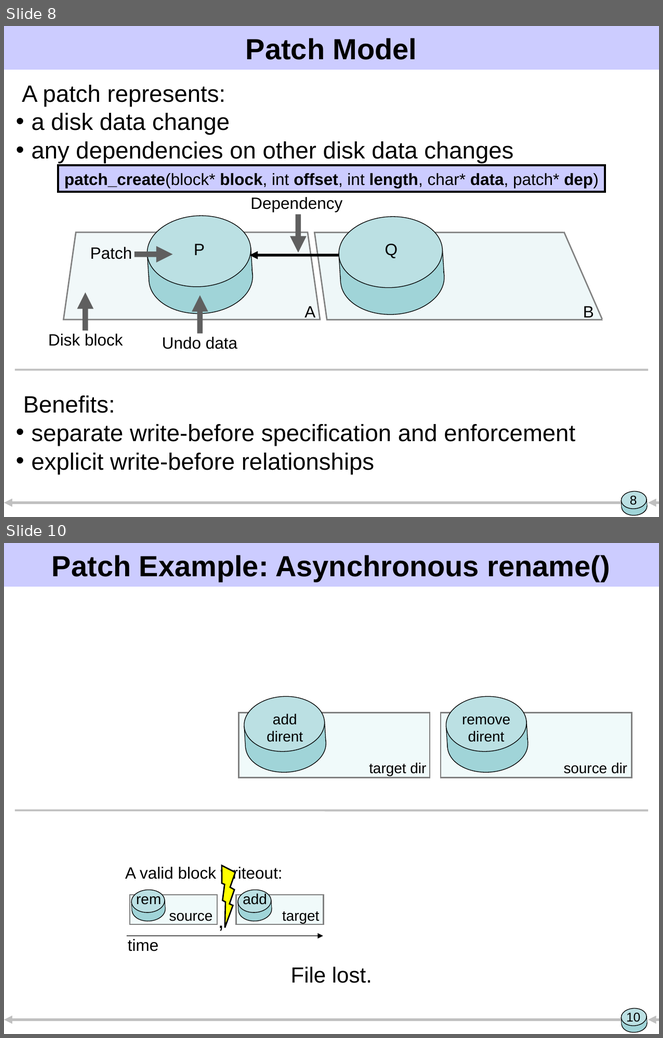
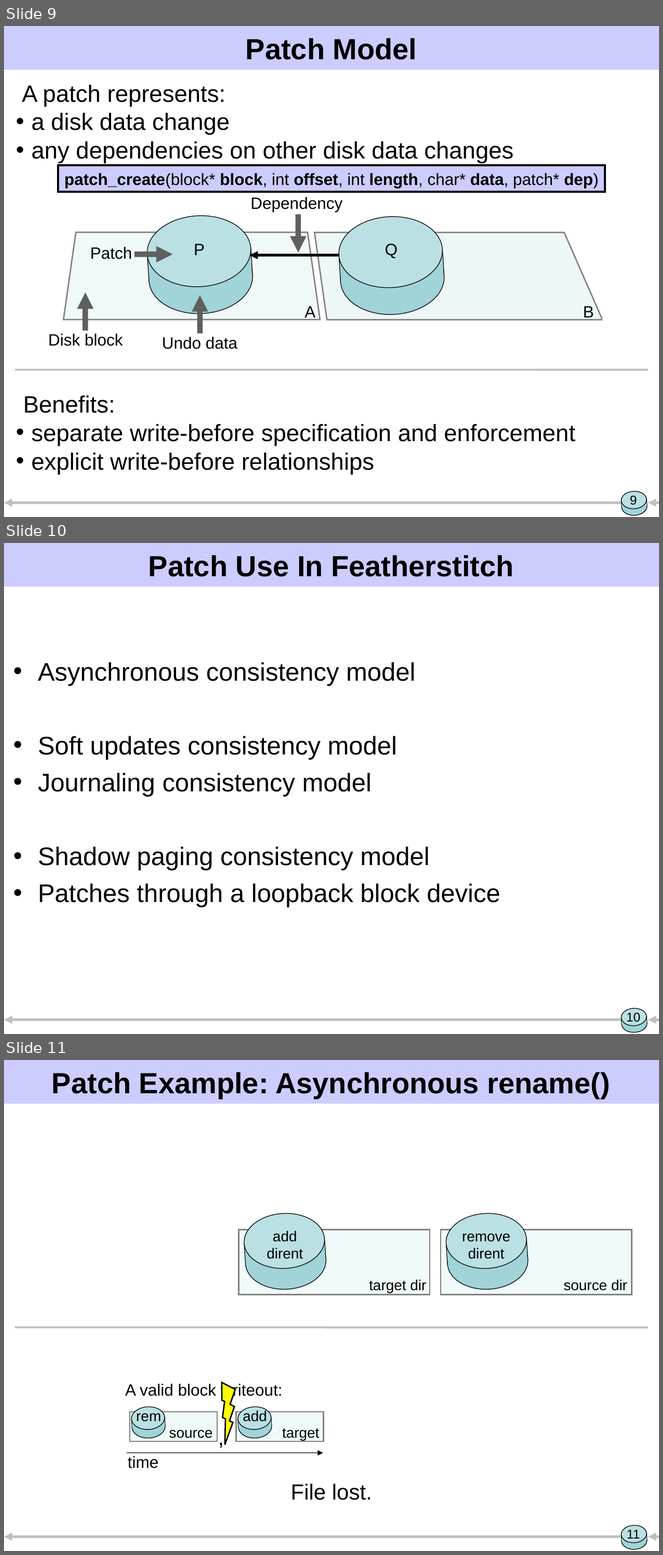
Before and after one commit to ucla-readable/fstitch-doc, a slide deck: sosp/pres.ppt. Shown one above the other, each under a label of ours: slides 8 and 10 before the commit, slides 9, 10 and 11 after it; the slides between them are not shown. The pictures are 663x1038 and 663x1555 pixels, drawn with LibreOffice and Linux fonts; fonts in the diff are those of the drawing. Boxes give left, top, right and bottom in pixels: in the first picture for what was removed or moved away, otherwise in the second. Text is boxed around its words. In the diff, an @@ line names an element or a change of style, - is before the commit and + after.

```diff
--- a/sosp/pres.ppt
+++ b/sosp/pres.ppt
@@ slide 10 added at (4, 543, 659, 1034), background #FFFFFF; not listed: 7 template elements that a slide beside it also shows @@
@@ title added at (149, 555, 514, 577), 32 pt, text #000000, bold @@
+Patch Use In Featherstitch
@@ text added at (38, 662, 500, 908), 28 pt, text #000000 @@
+• Asynchronous consistency model
+• Soft updates consistency model
+• Journaling consistency model
+• Shadow paging consistency model
+• Patches through a loopback block device
@@ page number added at (626, 1013, 640, 1025), 14 pt, text #000000 @@
+10
@@ what was slide 8 is now slide 9 @@
@@ page number at (630, 496, 637, 505): text changed @@
-8
+9
@@ what was slide 10 is now slide 11 @@
@@ page number at (627, 1530, 640, 1539): text changed @@
-10
+11
```
Also in this commit, not shown: 8 slides changed, 2 other slides added, 1 slide removed.
